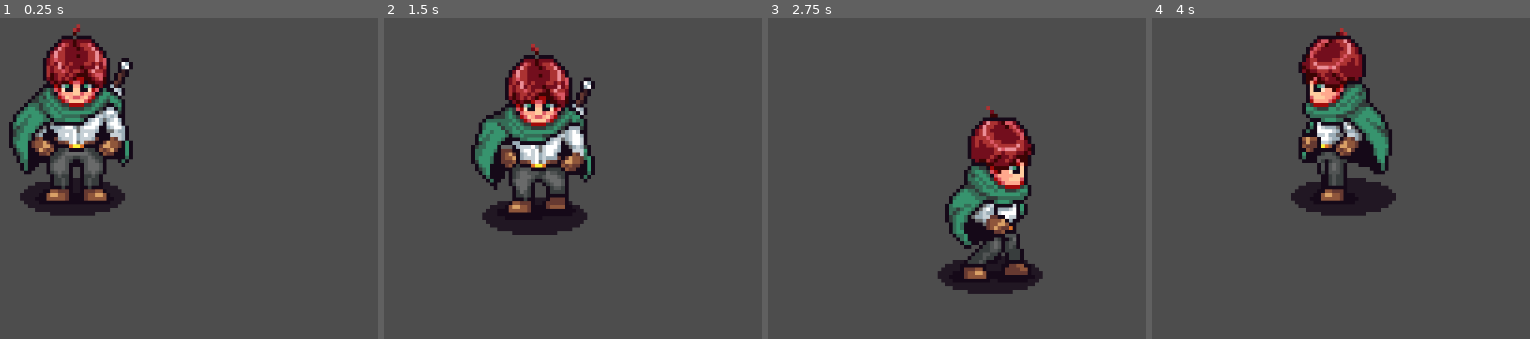
Above: before the commit, frames 1-4 (left to right).
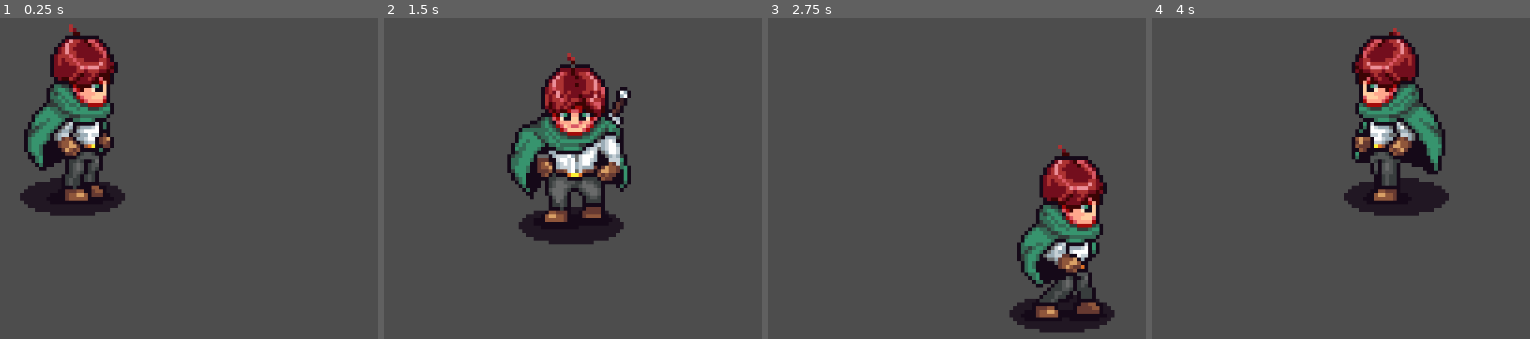
Above: after the commit, the same moments.

Repository: ZAMathis/AARPG
Game: Godot game, scene res://scenes/debug.tscn
Two runs of this game, one before a commit and one after it. Both use one fixed random seed, a clock stepped at 60 frames per second and the inputs below. The project has no main scene, so this scene is started directly.
Inputs:
- Up to frame 1 (0.25 s): no input
- Up to frame 2 (1.5 s): hold Right (right) 0.53-1.28 s; hold Down (down) from 1.28 s (still down)
- Up to frame 3 (2.75 s): release Down (down) at 2.03 s; hold Right (right) from 2.03 s (still down)
- Up to frame 4 (4 s): release Right (right) at 2.78 s; hold Up (up) 2.78-3.53 s; hold Left (left) from 3.53 s (still down)

The runs differ from the first frame. In frame 1, 9.8% of the frame differs, in the area x 2-36%, y 1-58%; in frame 2, 16%; in frame 3, 19%, in the area x 44-92%, y 27-99%; in frame 4, 16%.

Commit message:
rewritten code to add a state machine

Diff:
--- a/scenes/player.tscn
+++ b/scenes/player.tscn
@@ -1,9 +1,27 @@
-[gd_scene load_steps=12 format=3 uid="uid://bun2vuc7jg56c"]
+[gd_scene load_steps=15 format=3 uid="uid://bun2vuc7jg56c"]
 
 [ext_resource type="Texture2D" uid="uid://dplgr14avi461" path="res://sprites/ExamplePlayerSprite.png" id="1_3vyb7"]
 [ext_resource type="Script" uid="uid://c53b7aol8b87x" path="res://scripts/player.gd" id="1_g2els"]
+[ext_resource type="Script" uid="uid://bgpauwnfcdxyj" path="res://scripts/player_state_machine.gd" id="3_qhqgy"]
+[ext_resource type="Script" uid="uid://c8dgsi4b32a3w" path="res://scripts/state_idle.gd" id="4_dqkch"]
+[ext_resource type="Script" uid="uid://cb8jcjsfrhfs4" path="res://scripts/state_walk.gd" id="5_qlg0r"]
 
 [sub_resource type="CapsuleShape2D" id="CapsuleShape2D_g2els"]
+
+[sub_resource type="Animation" id="Animation_qhqgy"]
+length = 0.001
+tracks/0/type = "value"
+tracks/0/imported = false
+tracks/0/enabled = true
+tracks/0/path = NodePath("Sprite2D:frame")
+tracks/0/interp = 1
+tracks/0/loop_wrap = true
+tracks/0/keys = {
+"times": PackedFloat32Array(0),
+"transitions": PackedFloat32Array(1),
+"update": 1,
+"values": [0]
+}
 
 [sub_resource type="Animation" id="Animation_g2els"]
 resource_name = "idle_down"
@@ -21,8 +39,10 @@
 "values": [0, 1, 2]
 }
 
-[sub_resource type="Animation" id="Animation_qhqgy"]
-length = 0.001
+[sub_resource type="Animation" id="Animation_qlg0r"]
+resource_name = "idle_side"
+length = 0.4
+loop_mode = 2
 tracks/0/type = "value"
 tracks/0/imported = false
 tracks/0/enabled = true
@@ -30,10 +50,10 @@
 tracks/0/interp = 1
 tracks/0/loop_wrap = true
 tracks/0/keys = {
-"times": PackedFloat32Array(0),
-"transitions": PackedFloat32Array(1),
+"times": PackedFloat32Array(0, 0.2, 0.4),
+"transitions": PackedFloat32Array(1, 1, 1),
 "update": 1,
-"values": [0]
+"values": [14, 15, 16]
 }
 
 [sub_resource type="Animation" id="Animation_dqkch"]
@@ -53,23 +73,6 @@
 "values": [7, 8, 9]
 }
 
-[sub_resource type="Animation" id="Animation_qlg0r"]
-resource_name = "idle_side"
-length = 0.4
-loop_mode = 2
-tracks/0/type = "value"
-tracks/0/imported = false
-tracks/0/enabled = true
-tracks/0/path = NodePath("Sprite2D:frame")
-tracks/0/interp = 1
-tracks/0/loop_wrap = true
-tracks/0/keys = {
-"times": PackedFloat32Array(0, 0.2, 0.4),
-"transitions": PackedFloat32Array(1, 1, 1),
-"update": 1,
-"values": [14, 15, 16]
-}
-
 [sub_resource type="Animation" id="Animation_tuyoq"]
 resource_name = "walk_down"
 length = 0.3
@@ -87,6 +90,23 @@
 "values": [3, 4, 5, 6]
 }
 
+[sub_resource type="Animation" id="Animation_smehm"]
+resource_name = "walk_side"
+length = 0.3
+loop_mode = 2
+tracks/0/type = "value"
+tracks/0/imported = false
+tracks/0/enabled = true
+tracks/0/path = NodePath("Sprite2D:frame")
+tracks/0/interp = 1
+tracks/0/loop_wrap = true
+tracks/0/keys = {
+"times": PackedFloat32Array(0, 0.1, 0.2, 0.3),
+"transitions": PackedFloat32Array(1, 1, 1, 1),
+"update": 1,
+"values": [17, 18, 19, 20]
+}
+
 [sub_resource type="Animation" id="Animation_fjrip"]
 resource_name = "walk_up"
 length = 0.3
@@ -102,23 +122,6 @@
 "transitions": PackedFloat32Array(1, 1, 1, 1),
 "update": 1,
 "values": [10, 11, 12, 13]
-}
-
-[sub_resource type="Animation" id="Animation_smehm"]
-resource_name = "walk_side"
-length = 0.3
-loop_mode = 2
-tracks/0/type = "value"
-tracks/0/imported = false
-tracks/0/enabled = true
-tracks/0/path = NodePath("Sprite2D:frame")
-tracks/0/interp = 1
-tracks/0/loop_wrap = true
-tracks/0/keys = {
-"times": PackedFloat32Array(0, 0.1, 0.2, 0.3),
-"transitions": PackedFloat32Array(1, 1, 1, 1),
-"update": 1,
-"values": [17, 18, 19, 20]
 }
 
 [sub_resource type="AnimationLibrary" id="AnimationLibrary_dqkch"]
@@ -150,3 +153,12 @@
 libraries = {
 &"": SubResource("AnimationLibrary_dqkch")
 }
+
+[node name="StateMachine" type="Node" parent="."]
+script = ExtResource("3_qhqgy")
+
+[node name="Idle" type="Node" parent="StateMachine"]
+script = ExtResource("4_dqkch")
+
+[node name="Walk" type="Node" parent="StateMachine"]
+script = ExtResource("5_qlg0r")
--- a/scripts/player.gd
+++ b/scripts/player.gd
@@ -1,17 +1,17 @@
 class_name Player extends CharacterBody2D
 
-const MOVEMENT_SPEED: float = 10000.0
 
 var input_direction: Vector2 = Vector2.ZERO
 var cardinal_direction: Vector2 = Vector2.ZERO
-var state: String = "idle"
+
+@onready var state_machine: PlayerStateMachine = $StateMachine
+
+func _ready() -> void:
+	state_machine.init(self)
 
 func _process(delta: float) -> void:
 	input_direction = Input.get_vector("left","right","up","down")
-	velocity = (input_direction * MOVEMENT_SPEED) * delta
-
-	if set_state() || set_direction():
-		update_animation()
+	pass
 
 func _physics_process(delta: float) -> void:
 	move_and_slide()
@@ -34,15 +34,7 @@
 	$Sprite2D.scale.x = -1 if cardinal_direction == Vector2.LEFT else 1
 	return true
 
-func set_state() -> bool:
-	var new_state: String = "idle" if input_direction == Vector2.ZERO else "walk"
-
-	if new_state == state:
-		return false
-	state = new_state
-	return true
-
-func update_animation():
+func update_animation(state: String) -> void:
 	%AnimationPlayer.play(state + "_" + anim_direction())
 
 func anim_direction() -> String:
--- /dev/null
+++ b/scripts/player_state_machine.gd
@@ -0,0 +1,45 @@
+class_name PlayerStateMachine extends Node
+
+var states: Array[State]
+var prev_state: State
+var current_state: State
+
+func _ready() -> void:
+	process_mode = Node.PROCESS_MODE_DISABLED
+	pass
+
+func _process(delta: float) -> void:
+	change_state(current_state.process(delta))
+	pass
+
+func _physics_process(delta: float) -> void:
+	change_state(current_state.physics_process(delta))
+	pass
+
+func _unhandled_input(event: InputEvent) -> void:
+	change_state(current_state.handle_input(event))
+	pass
+
+func init(_player: Player) -> void:
+	states = []
+
+	for child in get_children():
+		if child is State:
+			states.append(child)
+
+	if states.size() > 0:
+		states[0].player = _player
+		change_state(states[0])
+
+	process_mode = Node.PROCESS_MODE_INHERIT
+
+func change_state(new_state: State) -> void:
+	if new_state == null || new_state == current_state:
+		return
+
+	if current_state:
+		current_state.exit()
+
+	prev_state = current_state
+	current_state = new_state
+	current_state.enter()
--- /dev/null
+++ b/scripts/state.gd
@@ -0,0 +1,26 @@
+class_name State extends Node
+
+static var player: Player
+
+func _ready() -> void:
+	pass
+
+# what happens when a player enters this state
+func enter() -> void:
+	pass
+
+# same as above but on exit
+func exit() -> void:
+	pass
+
+# for what happens during the _process update in this state
+func process(_delta: float) -> State:
+	return null
+
+# for what happens during the _physics_process update in this state
+func physics_process(_delta: float) -> State:
+	return null
+
+# for what happens during input events in this state
+func handle_input(_event: InputEvent) -> State:
+	return null
--- /dev/null
+++ b/scripts/state_idle.gd
@@ -0,0 +1,27 @@
+class_name State_Idle extends State
+
+@onready var walk_state: State = $"../Walk"
+
+# what happens when a player enters this state
+func enter() -> void:
+	player.update_animation("idle")
+	pass
+
+# same as above but on exit
+func exit() -> void:
+	pass
+
+# for what happens during the _process update in this state
+func process(_delta: float) -> State:
+	if player.input_direction != Vector2.ZERO:
+		return walk_state
+	player.velocity = Vector2.ZERO
+	return null
+
+# for what happens during the _physics_process update in this state
+func physics_process(_delta: float) -> State:
+	return null
+
+# for what happens during input events in this state
+func handle_input(_event: InputEvent) -> State:
+	return null
--- /dev/null
+++ b/scripts/state_walk.gd
@@ -0,0 +1,34 @@
+class_name State_Walk extends State
+
+@export var movement_speed: float = 250.0
+
+@onready var idle_state: State = $"../Idle"
+
+# what happens when a player enters this state
+func enter() -> void:
+	player.update_animation("walk")
+	pass
+
+# same as above but on exit
+func exit() -> void:
+	pass
+
+# for what happens during the _process update in this state
+func process(_delta: float) -> State:
+	if player.input_direction == Vector2.ZERO:
+		return idle_state
+
+	player.velocity = player.input_direction * movement_speed
+
+	if player.set_direction():
+		player.update_animation("walk")
+
+	return null
+
+# for what happens during the _physics_process update in this state
+func physics_process(_delta: float) -> State:
+	return null
+
+# for what happens during input events in this state
+func handle_input(_event: InputEvent) -> State:
+	return null
Not shown, added: scripts/player_state_machine.gd.uid
Not shown, added: scripts/state.gd.uid
Not shown, added: scripts/state_idle.gd.uid
Not shown, added: scripts/state_walk.gd.uid
